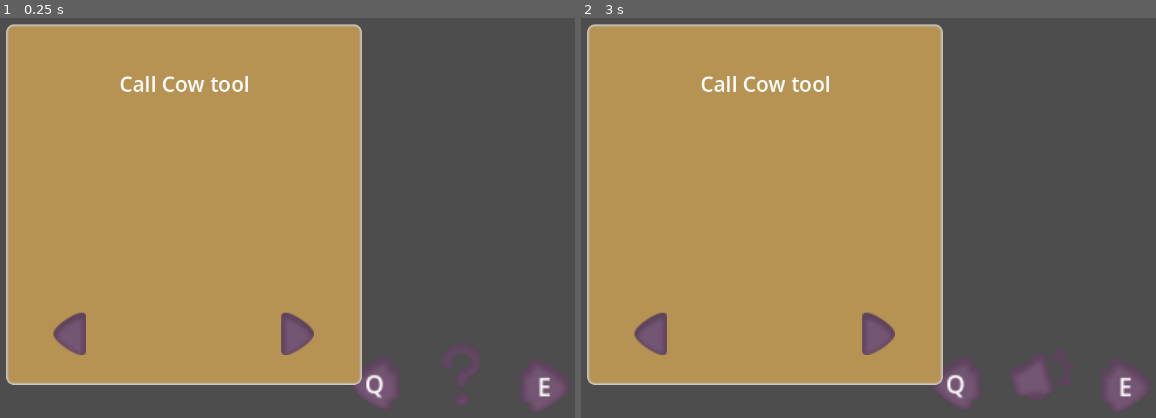
Above: before the commit, frames 1-2 (left to right).
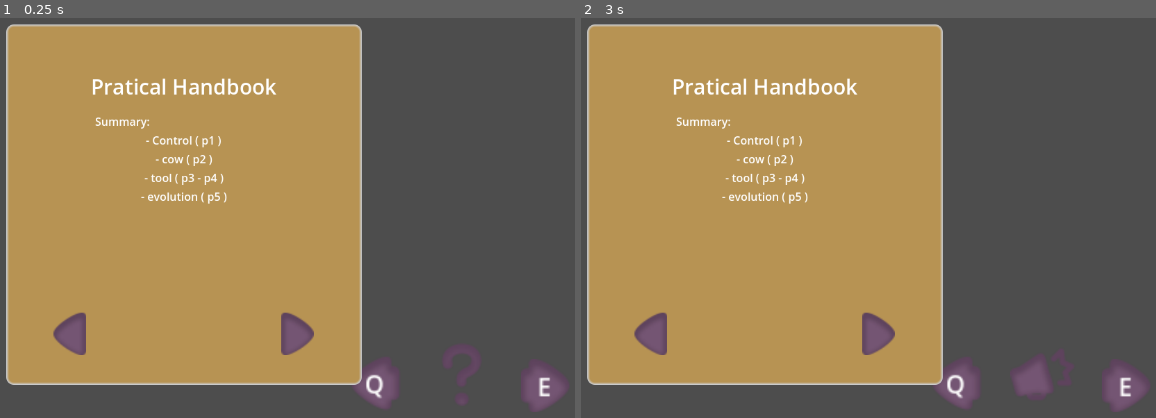
Above: after the commit, the same moments.

Repository: sentinelle28/cowherder
Game: Godot game, scene res://scene/scene_2d/main_menu/main_menu.tscn
The game is run twice, just before and just after one commit, with the same random seed, the same clock (stepped at 60 frames per second) and the same inputs.
Inputs:
- Up to frame 1 (0.25 s): no input
- Up to frame 2 (3 s): tap Enter at 0.5, 2 s; hold Right (ui_right) 0.53-1.28 s; tap E (next_tool) at 0.6, 2.85 s; tap Space at 1.25, 2.75 s; hold Down (ui_down) 1.28-2.03 s; tap Q (previous_tool) at 1.35 s; hold Right (ui_right) 2.03-2.78 s; tap R (use_tool) at 2.1 s; hold Up (ui_up) from 2.78 s (still down)

The runs differ from the first frame. In frame 1, 1.4% of the frame differs, in the area x 16-48%, y 14-47%; in frame 2, 1.4%.

Commit message:
finished handbook

Diff:
--- a/autolaud/handbook/handbook.tscn
+++ b/autolaud/handbook/handbook.tscn
@@ -27,7 +27,6 @@
 grow_vertical = 2
 
 [node name="first_page" type="Panel" parent="page_stocker"]
-visible = false
 layout_mode = 1
 offset_left = -256.0
 offset_top = -260.0
@@ -89,7 +88,17 @@
 text = "- cow ( p2 )"
 horizontal_alignment = 1
 
-[node name="second_page" type="Panel" parent="page_stocker"]
+[node name="Label2" type="Label" parent="page_stocker/first_page/Control/VBoxContainer"]
+layout_mode = 2
+text = "- tool ( p3 - p4 )"
+horizontal_alignment = 1
+
+[node name="Label3" type="Label" parent="page_stocker/first_page/Control/VBoxContainer"]
+layout_mode = 2
+text = "- evolution ( p5 )"
+horizontal_alignment = 1
+
+[node name="control" type="Panel" parent="page_stocker"]
 visible = false
 layout_mode = 1
 offset_left = -256.0
@@ -98,7 +107,7 @@
 offset_bottom = 259.0
 theme = ExtResource("2_v1vrg")
 
-[node name="Control" type="Control" parent="page_stocker/second_page"]
+[node name="Control" type="Control" parent="page_stocker/control"]
 layout_mode = 1
 anchors_preset = 8
 anchor_left = 0.5
@@ -112,7 +121,7 @@
 grow_horizontal = 2
 grow_vertical = 2
 
-[node name="Label" type="Label" parent="page_stocker/second_page/Control"]
+[node name="Label" type="Label" parent="page_stocker/control/Control"]
 layout_mode = 1
 anchors_preset = 5
 anchor_left = 0.5
@@ -125,7 +134,7 @@
 label_settings = ExtResource("3_upe3m")
 horizontal_alignment = 1
 
-[node name="Control" type="VBoxContainer" parent="page_stocker/second_page/Control"]
+[node name="Control" type="VBoxContainer" parent="page_stocker/control/Control"]
 layout_mode = 1
 anchors_preset = 8
 anchor_left = 0.5
@@ -139,33 +148,33 @@
 grow_horizontal = 2
 grow_vertical = 2
 
-[node name="Label" type="Label" parent="page_stocker/second_page/Control/Control"]
+[node name="Label" type="Label" parent="page_stocker/control/Control/Control"]
 layout_mode = 2
 text = "All You need to know about control"
 label_settings = SubResource("LabelSettings_t50ay")
 horizontal_alignment = 1
 
-[node name="Label2" type="Label" parent="page_stocker/second_page/Control/Control"]
+[node name="Label2" type="Label" parent="page_stocker/control/Control/Control"]
 layout_mode = 2
 text = "	First, you can move by pressing wasd"
 horizontal_alignment = 1
 
-[node name="Label3" type="Label" parent="page_stocker/second_page/Control/Control"]
+[node name="Label3" type="Label" parent="page_stocker/control/Control/Control"]
 layout_mode = 2
 text = "Press E or A to swicht tool"
 horizontal_alignment = 1
 
-[node name="Label4" type="Label" parent="page_stocker/second_page/Control/Control"]
+[node name="Label4" type="Label" parent="page_stocker/control/Control/Control"]
 layout_mode = 2
 text = "Press R to use a tool"
 horizontal_alignment = 1
 
-[node name="Label5" type="Label" parent="page_stocker/second_page/Control/Control"]
+[node name="Label5" type="Label" parent="page_stocker/control/Control/Control"]
 layout_mode = 2
 text = "If you are stuck in a menu press escape"
 horizontal_alignment = 1
 
-[node name="third_page" type="Panel" parent="page_stocker"]
+[node name="cow" type="Panel" parent="page_stocker"]
 visible = false
 layout_mode = 1
 offset_left = -256.0
@@ -174,7 +183,7 @@
 offset_bottom = 259.0
 theme = ExtResource("2_v1vrg")
 
-[node name="Control" type="Control" parent="page_stocker/third_page"]
+[node name="Control" type="Control" parent="page_stocker/cow"]
 layout_mode = 1
 anchors_preset = 8
 anchor_left = 0.5
@@ -188,7 +197,7 @@
 grow_horizontal = 2
 grow_vertical = 2
 
-[node name="Label" type="Label" parent="page_stocker/third_page/Control"]
+[node name="Label" type="Label" parent="page_stocker/cow/Control"]
 layout_mode = 1
 anchors_preset = 5
 anchor_left = 0.5
@@ -201,7 +210,7 @@
 label_settings = ExtResource("3_upe3m")
 horizontal_alignment = 1
 
-[node name="VBoxContainer" type="VBoxContainer" parent="page_stocker/third_page/Control"]
+[node name="VBoxContainer" type="VBoxContainer" parent="page_stocker/cow/Control"]
 layout_mode = 1
 anchors_preset = 8
 anchor_left = 0.5
@@ -215,47 +224,48 @@
 grow_horizontal = 2
 grow_vertical = 2
 
-[node name="Label" type="Label" parent="page_stocker/third_page/Control/VBoxContainer"]
+[node name="Label" type="Label" parent="page_stocker/cow/Control/VBoxContainer"]
 layout_mode = 2
 text = "	Cows have two important stats:"
 horizontal_alignment = 1
 
-[node name="Label2" type="Label" parent="page_stocker/third_page/Control/VBoxContainer"]
+[node name="Label2" type="Label" parent="page_stocker/cow/Control/VBoxContainer"]
 layout_mode = 2
 text = "Happiness and Feedness"
 horizontal_alignment = 1
 
-[node name="Label3" type="Label" parent="page_stocker/third_page/Control/VBoxContainer"]
+[node name="Label3" type="Label" parent="page_stocker/cow/Control/VBoxContainer"]
 layout_mode = 2
 text = "Cows gain naturaly feedness if there are in a scatter mode"
 horizontal_alignment = 1
 
-[node name="Label4" type="Label" parent="page_stocker/third_page/Control/VBoxContainer"]
+[node name="Label4" type="Label" parent="page_stocker/cow/Control/VBoxContainer"]
 layout_mode = 2
 text = "For happiness it is a bit more difficult"
 horizontal_alignment = 1
 
-[node name="Label5" type="Label" parent="page_stocker/third_page/Control/VBoxContainer"]
+[node name="Label5" type="Label" parent="page_stocker/cow/Control/VBoxContainer"]
 layout_mode = 2
 text = "How cows gain happiness"
 horizontal_alignment = 1
 
-[node name="Label7" type="Label" parent="page_stocker/third_page/Control/VBoxContainer"]
+[node name="Label7" type="Label" parent="page_stocker/cow/Control/VBoxContainer"]
 layout_mode = 2
 text = "- they gained happiness if they are in scatter mode"
 horizontal_alignment = 1
 
-[node name="Label8" type="Label" parent="page_stocker/third_page/Control/VBoxContainer"]
+[node name="Label8" type="Label" parent="page_stocker/cow/Control/VBoxContainer"]
 layout_mode = 2
 text = "- but if you stay too long in the same area, they start losing "
 horizontal_alignment = 1
 
-[node name="Label9" type="Label" parent="page_stocker/third_page/Control/VBoxContainer"]
+[node name="Label9" type="Label" parent="page_stocker/cow/Control/VBoxContainer"]
 layout_mode = 2
 text = "happiness"
 horizontal_alignment = 1
 
-[node name="4_page" type="Panel" parent="page_stocker"]
+[node name="tool_page" type="Panel" parent="page_stocker"]
+visible = false
 layout_mode = 1
 offset_left = -256.0
 offset_top = -260.0
@@ -263,7 +273,7 @@
 offset_bottom = 259.0
 theme = ExtResource("2_v1vrg")
 
-[node name="Control" type="Control" parent="page_stocker/4_page"]
+[node name="Control" type="Control" parent="page_stocker/tool_page"]
 layout_mode = 1
 anchors_preset = 8
 anchor_left = 0.5
@@ -277,7 +287,7 @@
 grow_horizontal = 2
 grow_vertical = 2
 
-[node name="Label" type="Label" parent="page_stocker/4_page/Control"]
+[node name="Label" type="Label" parent="page_stocker/tool_page/Control"]
 layout_mode = 1
 anchors_preset = 5
 anchor_left = 0.5
@@ -286,11 +296,80 @@
 offset_right = 20.0
 offset_bottom = 23.0
 grow_horizontal = 2
-text = "Call Cow tool"
+text = "Tools ( 1/2 )"
 label_settings = ExtResource("3_upe3m")
 horizontal_alignment = 1
 
-[node name="5_page" type="Panel" parent="page_stocker"]
+[node name="VBoxContainer" type="VBoxContainer" parent="page_stocker/tool_page/Control"]
+layout_mode = 1
+anchors_preset = 8
+anchor_left = 0.5
+anchor_top = 0.5
+anchor_right = 0.5
+anchor_bottom = 0.5
+offset_left = -238.0
+offset_top = -124.0
+offset_right = 239.0
+offset_bottom = 153.0
+grow_horizontal = 2
+grow_vertical = 2
+
+[node name="Label" type="Label" parent="page_stocker/tool_page/Control/VBoxContainer"]
+layout_mode = 2
+text = "The first tool that you used was probably the handbook tool"
+horizontal_alignment = 1
+
+[node name="Label2" type="Label" parent="page_stocker/tool_page/Control/VBoxContainer"]
+layout_mode = 2
+text = "This tool let you access the handbook for further aid"
+horizontal_alignment = 1
+
+[node name="Label6" type="Label" parent="page_stocker/tool_page/Control/VBoxContainer"]
+layout_mode = 2
+text = "Then there is the call cow wich is symbolised by a megaphone"
+horizontal_alignment = 1
+
+[node name="Label7" type="Label" parent="page_stocker/tool_page/Control/VBoxContainer"]
+layout_mode = 2
+text = "This tool let you change the mode of your cows"
+horizontal_alignment = 1
+
+[node name="Label8" type="Label" parent="page_stocker/tool_page/Control/VBoxContainer"]
+layout_mode = 2
+text = "between scatter and follow player mode"
+horizontal_alignment = 1
+
+[node name="Label3" type="Label" parent="page_stocker/tool_page/Control/VBoxContainer"]
+layout_mode = 2
+text = "Then there is the inspect tool symbolized by a '!'"
+horizontal_alignment = 1
+
+[node name="Label4" type="Label" parent="page_stocker/tool_page/Control/VBoxContainer"]
+layout_mode = 2
+text = "If you are close enough to a cow, you can inspect it"
+horizontal_alignment = 1
+
+[node name="Label5" type="Label" parent="page_stocker/tool_page/Control/VBoxContainer"]
+layout_mode = 2
+text = "Another tool that is usefull is the star 1 tool or "
+horizontal_alignment = 1
+
+[node name="Label9" type="Label" parent="page_stocker/tool_page/Control/VBoxContainer"]
+layout_mode = 2
+text = "more commenly known as the feeding tool"
+horizontal_alignment = 1
+
+[node name="Label10" type="Label" parent="page_stocker/tool_page/Control/VBoxContainer"]
+layout_mode = 2
+text = "if you have something to feed you can feed it to a cow"
+horizontal_alignment = 1
+
+[node name="Label11" type="Label" parent="page_stocker/tool_page/Control/VBoxContainer"]
+layout_mode = 2
+text = "which is nearby"
+horizontal_alignment = 1
+
+[node name="tool_page2" type="Panel" parent="page_stocker"]
 visible = false
 layout_mode = 1
 offset_left = -256.0
@@ -299,7 +378,7 @@
 offset_bottom = 259.0
 theme = ExtResource("2_v1vrg")
 
-[node name="Control" type="Control" parent="page_stocker/5_page"]
+[node name="Control" type="Control" parent="page_stocker/tool_page2"]
 layout_mode = 1
 anchors_preset = 8
 anchor_left = 0.5
@@ -313,7 +392,7 @@
 grow_horizontal = 2
 grow_vertical = 2
 
-[node name="Label" type="Label" parent="page_stocker/5_page/Control"]
+[node name="Label" type="Label" parent="page_stocker/tool_page2/Control"]
 layout_mode = 1
 anchors_preset = 5
 anchor_left = 0.5
@@ -322,8 +401,127 @@
 offset_right = 20.0
 offset_bottom = 23.0
 grow_horizontal = 2
-text = "Call Cow tool"
+text = "Tools ( 2/2 )"
 label_settings = ExtResource("3_upe3m")
+horizontal_alignment = 1
+
+[node name="VBoxContainer" type="VBoxContainer" parent="page_stocker/tool_page2/Control"]
+layout_mode = 1
+anchors_preset = 8
+anchor_left = 0.5
+anchor_top = 0.5
+anchor_right = 0.5
+anchor_bottom = 0.5
+offset_left = -238.0
+offset_top = -124.0
+offset_right = 239.0
+offset_bottom = 153.0
+grow_horizontal = 2
+grow_vertical = 2
+
+[node name="Label" type="Label" parent="page_stocker/tool_page2/Control/VBoxContainer"]
+layout_mode = 2
+text = "The last tool is the buy tool"
+horizontal_alignment = 1
+
+[node name="Label2" type="Label" parent="page_stocker/tool_page2/Control/VBoxContainer"]
+layout_mode = 2
+text = "it let you buy or sell stuff"
+horizontal_alignment = 1
+
+[node name="Label3" type="Label" parent="page_stocker/tool_page2/Control/VBoxContainer"]
+layout_mode = 2
+text = "if you are close to a red carpet you will buy"
+horizontal_alignment = 1
+
+[node name="Label4" type="Label" parent="page_stocker/tool_page2/Control/VBoxContainer"]
+layout_mode = 2
+text = "something if it exists"
+horizontal_alignment = 1
+
+[node name="Label5" type="Label" parent="page_stocker/tool_page2/Control/VBoxContainer"]
+layout_mode = 2
+text = "if you are close to a blue carpet you will sell "
+horizontal_alignment = 1
+
+[node name="Label6" type="Label" parent="page_stocker/tool_page2/Control/VBoxContainer"]
+layout_mode = 2
+text = "stuff to gain money"
+horizontal_alignment = 1
+
+[node name="evolution_page" type="Panel" parent="page_stocker"]
+visible = false
+layout_mode = 1
+offset_left = -256.0
+offset_top = -260.0
+offset_right = 256.0
+offset_bottom = 259.0
+theme = ExtResource("2_v1vrg")
+
+[node name="Control" type="Control" parent="page_stocker/evolution_page"]
+layout_mode = 1
+anchors_preset = 8
+anchor_left = 0.5
+anchor_top = 0.5
+anchor_right = 0.5
+anchor_bottom = 0.5
+offset_left = -192.0
+offset_top = -195.5
+offset_right = 192.0
+offset_bottom = 148.5
+grow_horizontal = 2
+grow_vertical = 2
+
+[node name="Label" type="Label" parent="page_stocker/evolution_page/Control"]
+layout_mode = 1
+anchors_preset = 5
+anchor_left = 0.5
+anchor_right = 0.5
+offset_left = -20.0
+offset_right = 20.0
+offset_bottom = 23.0
+grow_horizontal = 2
+text = "Evolution"
+label_settings = ExtResource("3_upe3m")
+horizontal_alignment = 1
+
+[node name="VBoxContainer" type="VBoxContainer" parent="page_stocker/evolution_page/Control"]
+layout_mode = 1
+anchors_preset = 8
+anchor_left = 0.5
+anchor_top = 0.5
+anchor_right = 0.5
+anchor_bottom = 0.5
+offset_left = -192.0
+offset_top = -108.0
+offset_right = 192.0
+offset_bottom = 148.0
+grow_horizontal = 2
+grow_vertical = 2
+
+[node name="Label" type="Label" parent="page_stocker/evolution_page/Control/VBoxContainer"]
+layout_mode = 2
+text = "Now onto fun stuff"
+horizontal_alignment = 1
+
+[node name="Label2" type="Label" parent="page_stocker/evolution_page/Control/VBoxContainer"]
+layout_mode = 2
+text = "you can make a cow evolved if you feed it something"
+horizontal_alignment = 1
+
+[node name="Label3" type="Label" parent="page_stocker/evolution_page/Control/VBoxContainer"]
+layout_mode = 2
+text = "this cow will then be a new specie of cow"
+horizontal_alignment = 1
+
+[node name="Label4" type="Label" parent="page_stocker/evolution_page/Control/VBoxContainer"]
+layout_mode = 2
+text = "for exemple if fed a carrot to a cow"
+horizontal_alignment = 1
+
+[node name="Label5" type="Label" parent="page_stocker/evolution_page/Control/VBoxContainer"]
+layout_mode = 2
+text = "this cow became a carrot cow"
 horizontal_alignment = 1
 
 [node name="button" type="Control" parent="."]
--- a/autolaud/shop_related/sell_inventory.gd
+++ b/autolaud/shop_related/sell_inventory.gd
@@ -23,7 +23,7 @@
 	list_of_milk.append(milk_name)
 	$Panel/background.add_item("",milk_under,false)
 	$Panel/actual_item_list.add_item(milk_name + " milk",milk_over)
-	$Panel/background.set_item_custom_bg_color(len(list_of_milk) - 1,Inventory.get_milk_color(milk_name))
+	$Panel/background.set_item_custom_fg_color(len(list_of_milk) - 1,Inventory.get_milk_color(milk_name))
 
 func _update()->void:
 	if Inventory.get_variety_number() != len(list_of_milk):
Not shown, added: asset/audio/Indigo Future Melody.wav.import
Not shown, added: asset/audio/Indigo Future Melody.wav
